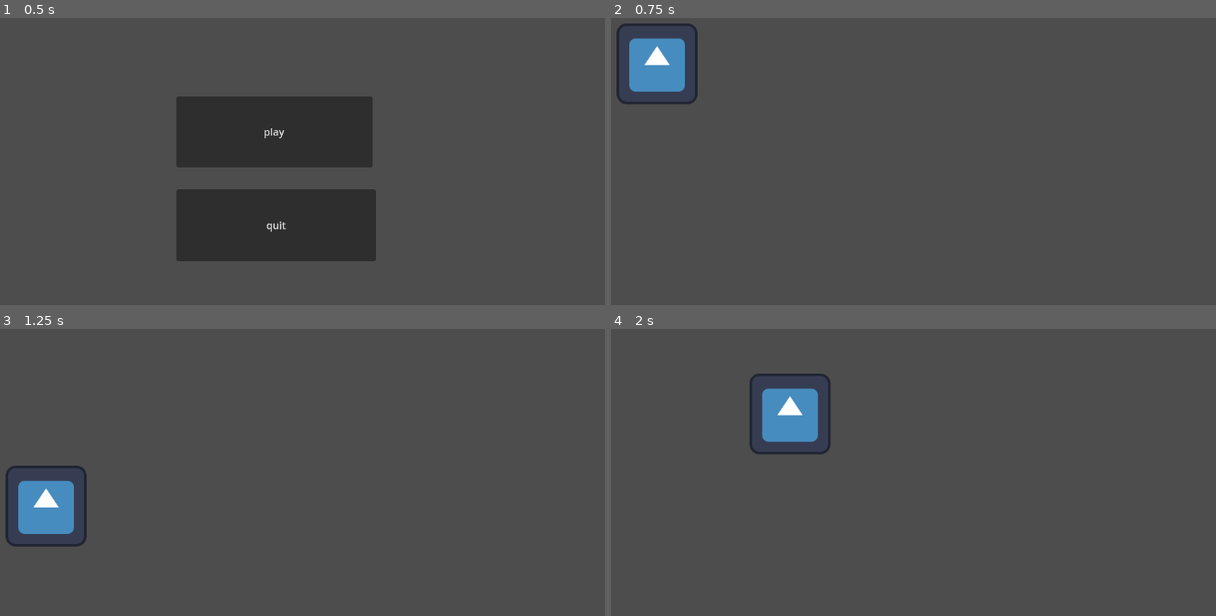
Above: before the commit, frames 1-4 (two rows, left to right).
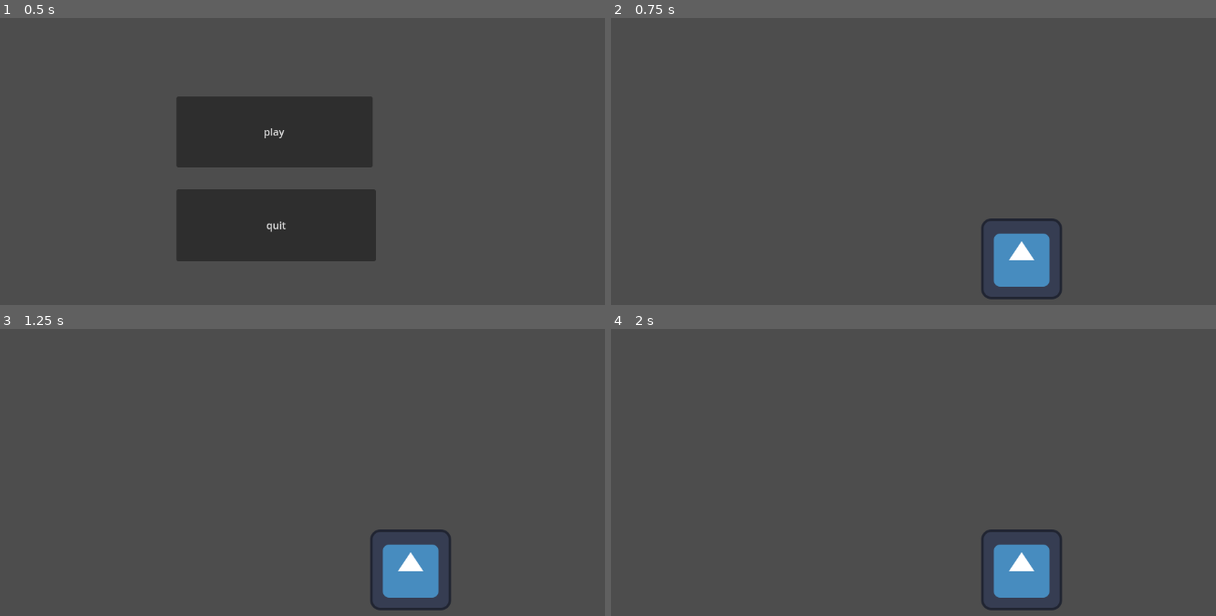
Above: after the commit, the same moments.

Repository: alandarryl/godot-freecodecamp-tuto
Game: Godot game, scene res://scenes/menu.tscn
Two runs of this game, one before a commit and one after it. Both use one fixed random seed, a clock stepped at 60 frames per second and the inputs below. The engine's default icon, where the game draws it, is replaced by a stand-in: a white triangle on a blue panel in a dark square.
Inputs:
- Up to frame 1 (0.5 s): no input
- Up to frame 2 (0.75 s): click "play" at 0.5 s
- Up to frame 3 (1.25 s): no input
- Up to frame 4 (2 s): tap Enter (ui_accept) at 1.25, 1.52 s; hold Right (ui_right) from 1.28 s (still down)

Frame 1 is identical in both runs. In frame 2, 4.4% of the frame differs, in the area x 0-75%, y 1-99%; in frame 3, 4.4%; in frame 4, 4.5%, in the area x 22-75%, y 15-99%.

Commit message:
add node on player node

Diff:
--- a/scenes/player.tscn
+++ b/scenes/player.tscn
@@ -16,3 +16,10 @@
 [node name="CollisionShape2D" type="CollisionShape2D" parent="."]
 position = Vector2(211, 118)
 shape = SubResource("CircleShape2D_p0iw5")
+
+[node name="Camera2D" type="Camera2D" parent="."]
+
+[node name="AnimationTree" type="AnimationTree" parent="."]
+root_node = NodePath("../AnimationPlayer")
+
+[node name="AnimationPlayer" type="AnimationPlayer" parent="."]
